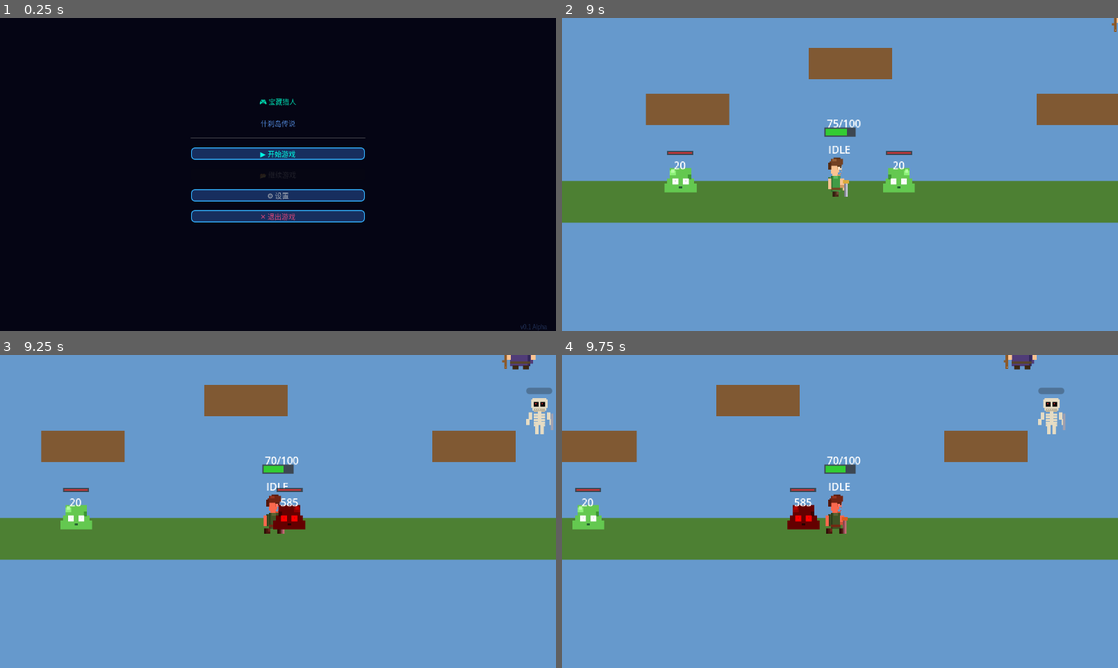
Above: before the commit, frames 1-4 (two rows, left to right).
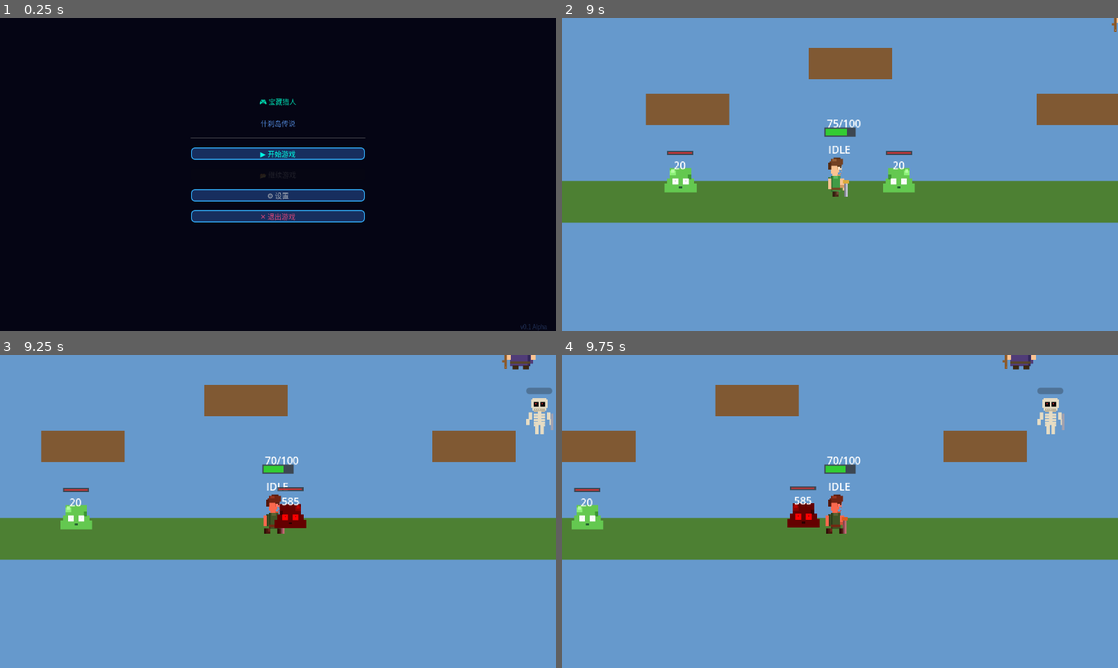
Above: after the commit, the same moments.

Repository: wenzy-tech/godot-adventure
Game: Godot game, scene res://Levels/TitleScreen.tscn
The game is run twice, just before and just after one commit, with the same random seed, the same clock (stepped at 60 frames per second) and the same inputs.
Inputs:
- Up to frame 1 (0.25 s): no input
- Up to frame 2 (9 s): click "▶ 开始游戏" at 0.5 s; tap Enter at 1.25 s; hold D 1.28-2.78 s; tap J every 1.5 s from 1.35 to 8.85 s; tap W at 1.52, 2.27, 3.77, 4.52, 5.27, 6.77, 7.52, 8.27 s; tap Shift every 1.5 s from 2.1 to 8.1 s; hold A 2.78-3.53 s; hold D 3.53-5.03 s; hold A 5.03-5.78 s; hold D 5.78-6.53 s; hold A 6.53-8.03 s; tap Space at 8 s; hold D from 8.03 s (still down)
- Up to frame 3 (9.25 s): keep holding D
- Up to frame 4 (9.75 s): keep holding D; tap Shift at 9.6 s

Frames 1-2 are identical in both runs. In frame 3, 0.3% of the frame differs, in the area x 49-56%, y 42-56%; in frame 4, 0.7%, in the area x 1-91%, y 0-56%.

Commit message:
Fix: set knockback_force to 0.3 and re-enable knockback

Diff:
--- a/Enemies/BaseEnemy.gd
+++ b/Enemies/BaseEnemy.gd
@@ -10,7 +10,7 @@
 @export var move_speed: float = 100.0
 @export var detection_range: float = 200.0
 @export var attack_range: float = 50.0
-@export var knockback_force: float = 200.0
+@export var knockback_force: float = 0.3
 
 var current_hp: int
 var is_alive: bool = true
@@ -84,10 +84,10 @@
 	# if animation_player.has_animation("hurt"):
 	# 	animation_player.play("hurt")
 
-	# 击退 - DISABLED FOR DEBUG
-	# if knockback_dir != Vector2.ZERO:
-	# 	velocity = knockback_dir * knockback_force
-	# 	move_and_slide()
+	# 击退
+	if knockback_dir != Vector2.ZERO:
+		velocity = knockback_dir * knockback_force
+		move_and_slide()
 
 	# 死亡检查
 	if current_hp <= 0:
